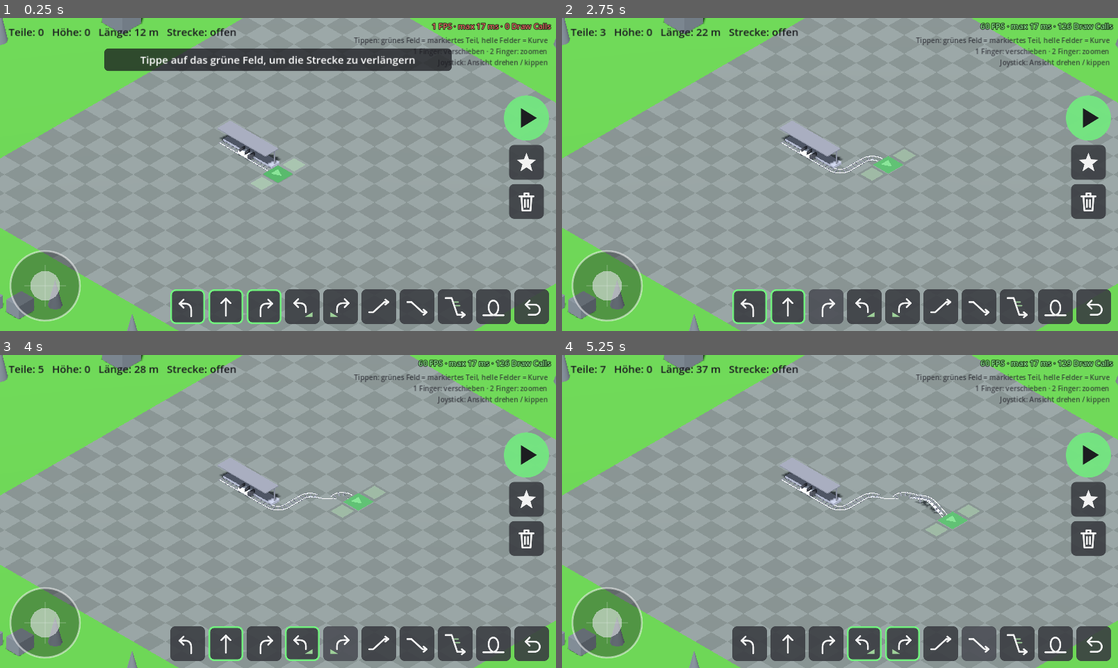
Above: before the commit, frames 1-4 (two rows, left to right).
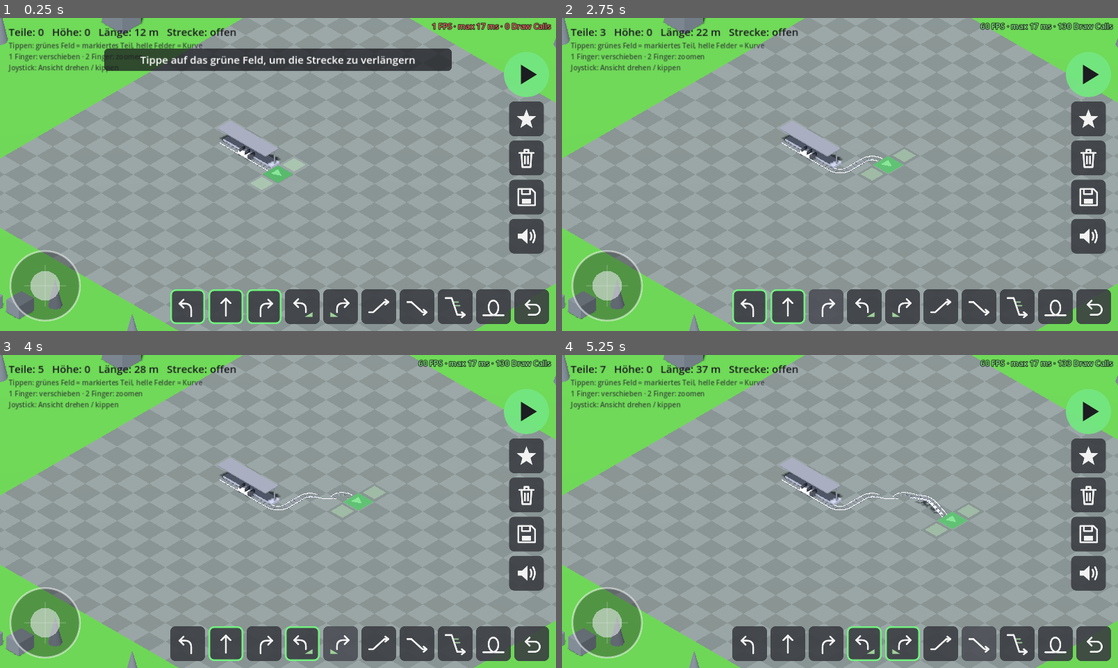
Above: after the commit, the same moments.

Repository: andreas40239/andreas40239
Game: Godot game, scene res://main.tscn
Same seed, same stepped clock (60 frames per second), same inputs: the game is played once before the commit and once after it.
Inputs (mouse positions are in pixels of both pictures, inside the frame that each line leads up to):
- Up to frame 1 (0.25 s): no input
- Up to frame 2 (2.75 s): click (751, 305) at 0.52 s; click (789, 305) at 1.27 s; click (828, 305) at 2.02 s
- Up to frame 3 (4 s): click (300, 642) at 2.77 s; click (339, 642) at 3.52 s
- Up to frame 4 (5.25 s): click (940, 642) at 4.27 s; click (979, 642) at 5.02 s

The runs differ from the first frame. In frame 1, 4.5% of the frame differs, in the area x 1-99%, y 6-76%; in frame 2, 4.6%; in frame 3, 4.6%; in frame 4, 4.6%, in the area x 1-99%, y 1-76%.

Commit message:
Coaster demo: sounds and save/load menu with 5 slots
- Synthesized placeholder sounds (tools/make_sounds.py -> sounds/*.wav):
  build clack, error, undo, track-closed chime, save/load, UI click,
  departure bell, brake hiss and looping roll/wind/chain-lift layers whose
  volume and pitch follow the ride speed
- Sound on/off toggle, persisted in user://settings.cfg
- Save/load menu with 5 slots: thumbnail rendered from a dedicated
  camera fitted to the track, date/time of the last save, piece count,
  length and closed state; overwrite and delete need a second tap
- Tracks are stored as the list of piece types after the station and
  rebuilt with validation on load
- Tests cover save/load round trip; screenshot script renders the menu

Co-Authored-By: Claude Opus 5.5 <noreply@anthropic.com>
Claude-Session: https://claude.ai/code/session_01XNtRVRrZFRycWZGSr3mwAe

Diff:
--- /dev/null
+++ b/coaster_demo/icons/close.svg
@@ -0,0 +1 @@
+<svg xmlns="http://www.w3.org/2000/svg" width="96" height="96" viewBox="0 0 96 96"><path fill="none" stroke="#f2f2f2" stroke-width="7" stroke-linecap="round" stroke-linejoin="round" d="M24 24 L72 72 M72 24 L24 72"/></svg>
--- /dev/null
+++ b/coaster_demo/icons/load.svg
@@ -0,0 +1 @@
+<svg xmlns="http://www.w3.org/2000/svg" width="96" height="96" viewBox="0 0 96 96"><path fill="none" stroke="#f2f2f2" stroke-width="7" stroke-linecap="round" stroke-linejoin="round" d="M10 30 V78 H80 L88 44 H26 L18 78 M10 30 H36 L42 22 H70 V44"/></svg>
--- /dev/null
+++ b/coaster_demo/icons/save.svg
@@ -0,0 +1 @@
+<svg xmlns="http://www.w3.org/2000/svg" width="96" height="96" viewBox="0 0 96 96"><path fill="none" stroke="#f2f2f2" stroke-width="7" stroke-linecap="round" stroke-linejoin="round" d="M16 16 H68 L82 30 V80 H16 Z"/><path fill="none" stroke="#f2f2f2" stroke-width="7" stroke-linecap="round" stroke-linejoin="round" d="M30 16 V36 H62 V16"/><rect x="30" y="54" width="36" height="20" rx="3" fill="#f2f2f2"/></svg>
--- /dev/null
+++ b/coaster_demo/icons/sound_off.svg
@@ -0,0 +1 @@
+<svg xmlns="http://www.w3.org/2000/svg" width="96" height="96" viewBox="0 0 96 96"><path fill="#f2f2f2" d="M14 38 H30 L52 18 V78 L30 58 H14 Z"/><path fill="none" stroke="#f2f2f2" stroke-width="7" stroke-linecap="round" stroke-linejoin="round" d="M64 36 L86 60 M86 36 L64 60"/></svg>
--- /dev/null
+++ b/coaster_demo/icons/sound_on.svg
@@ -0,0 +1 @@
+<svg xmlns="http://www.w3.org/2000/svg" width="96" height="96" viewBox="0 0 96 96"><path fill="#f2f2f2" d="M14 38 H30 L52 18 V78 L30 58 H14 Z"/><path fill="none" stroke="#f2f2f2" stroke-width="7" stroke-linecap="round" stroke-linejoin="round" d="M64 34 Q72 48 64 62 M74 24 Q88 48 74 72"/></svg>
--- a/coaster_demo/scripts/main.gd
+++ b/coaster_demo/scripts/main.gd
@@ -13,6 +13,9 @@
 var cart: Node3D
 var ride_cam: Camera3D
 var env: Environment
+var sfx: Sfx
+var save_menu: SaveMenu
+var sound_btn: Button
 var cursor_root: Node3D
 var cursor_main: MeshInstance3D
 var cursor_left: MeshInstance3D
@@ -63,6 +66,8 @@
 
 
 func _ready() -> void:
+	sfx = Sfx.new()
+	add_child(sfx)
 	_setup_world()
 	track = CoasterTrack.new()
 	add_child(track)
@@ -300,12 +305,7 @@
 	ui_root.add_child(status_label)
 
 	help_label = Label.new()
-	help_label.set_anchors_preset(Control.PRESET_TOP_RIGHT)
-	help_label.horizontal_alignment = HORIZONTAL_ALIGNMENT_RIGHT
-	help_label.offset_left = -520
-	help_label.offset_right = -20
-	help_label.offset_top = 40
-	help_label.offset_bottom = 160
+	help_label.position = Vector2(20, 52)
 	help_label.add_theme_font_size_override("font_size", 16)
 	help_label.add_theme_color_override("font_color", Color(0.15, 0.15, 0.18, 0.8))
 	ui_root.add_child(help_label)
@@ -370,8 +370,8 @@
 	action_bar.grow_horizontal = Control.GROW_DIRECTION_BEGIN
 	action_bar.grow_vertical = Control.GROW_DIRECTION_BOTH
 	action_bar.offset_right = -16
-	action_bar.offset_top = -40
-	action_bar.offset_bottom = -40
+	action_bar.offset_top = -50
+	action_bar.offset_bottom = -50
 	var ride_btn := _make_button("play", "Fahren", _start_ride, 104)
 	var ride_style := StyleBoxFlat.new()
 	ride_style.bg_color = Color(0.45, 0.9, 0.5, 0.95)
@@ -383,7 +383,9 @@
 	ride_btn.add_theme_stylebox_override("hover", ride_hover)
 	ride_btn.add_theme_stylebox_override("pressed", ride_hover)
 	action_bar.add_child(ride_btn)
-	for b in [_make_button("demo", "Demo-Strecke", _on_demo), _make_button("new", "Neue Strecke", _on_new)]:
+	sound_btn = _make_button("sound_off" if sfx.muted else "sound_on", "Ton an/aus", _on_toggle_sound)
+	for b in [_make_button("demo", "Demo-Strecke", _on_demo), _make_button("new", "Neue Strecke", _on_new),
+			_make_button("save", "Speichern & Laden", _open_save_menu), sound_btn]:
 		b.size_flags_horizontal = Control.SIZE_SHRINK_CENTER
 		action_bar.add_child(b)
 	ui_root.add_child(action_bar)
@@ -413,6 +415,14 @@
 	ride_bar.visible = false
 	ui_root.add_child(ride_bar)
 
+	save_menu = SaveMenu.new()
+	ui_root.add_child(save_menu)
+	save_menu.setup(_make_button)
+	save_menu.save_requested.connect(_on_save_slot)
+	save_menu.load_requested.connect(_on_load_slot)
+	save_menu.closed.connect(_on_save_menu_closed)
+	save_menu.clicked.connect(sfx.play.bind("click"))
+
 	_update_help()
 	_refresh_selection()
 
@@ -442,6 +452,8 @@
 
 
 func _is_over_ui(pos: Vector2) -> bool:
+	if save_menu.visible:
+		return true
 	for c in [build_bar, action_bar, ride_bar, joystick]:
 		if c.is_visible_in_tree() and c.get_global_rect().has_point(pos):
 			return true
@@ -456,7 +468,10 @@
 	var err := track.place(type)
 	if err != "":
 		_show_toast(err)
-		return
+		sfx.play("error", -4.0)
+		return
+	var pitch := {P.LOOP: 0.75, P.STEEP_DOWN: 0.85, P.UP: 1.1}.get(type, 1.0) as float
+	sfx.play("place", 0.0, pitch)
 	if type in [P.STRAIGHT, P.UP, P.DOWN, P.STEEP_DOWN, P.LOOP]:
 		_last_forward = type
 	elif type in [P.LEFT, P.RIGHT]:
@@ -466,21 +481,112 @@
 	_refresh_selection()
 	if track.closed:
 		_show_toast("Strecke geschlossen! Jetzt FAHREN drücken", 3.5)
+		sfx.play("closed", -2.0, 1.0, 0.0)
 
 
 func _on_undo() -> void:
 	if not track.undo():
 		_show_toast("Nichts zum Zurücknehmen")
+		sfx.play("error", -4.0)
+	else:
+		sfx.play("undo")
 
 
 func _on_demo() -> void:
 	track.build_demo()
 	_show_toast("Demo-Strecke gebaut – FAHREN drücken")
+	sfx.play("closed", -2.0, 1.0, 0.0)
 
 
 func _on_new() -> void:
 	track.reset()
 	_show_toast("Neue Strecke")
+	sfx.play("undo", 0.0, 0.8)
+
+
+func _on_toggle_sound() -> void:
+	sfx.set_muted(not sfx.muted)
+	sound_btn.icon = load("res://icons/%s.svg" % ("sound_off" if sfx.muted else "sound_on"))
+	sfx.play("click")
+	_show_toast("Ton aus" if sfx.muted else "Ton an", 1.2)
+
+
+# ------------------------------------------------------- Speichern/Laden ---
+
+func _open_save_menu() -> void:
+	if riding:
+		return
+	sfx.play("click")
+	joystick.visible = false
+	_touches.clear()
+	_tap_valid = false
+	save_menu.open()
+
+
+func _on_save_menu_closed() -> void:
+	joystick.visible = true
+	sfx.play("click")
+
+
+func _on_save_slot(slot: int) -> void:
+	var thumb := await _capture_thumbnail()
+	SaveSlots.write(slot, track.get_types(), track.length, track.closed, thumb)
+	save_menu.refresh()
+	sfx.play("save", 0.0, 1.0, 0.0)
+
+
+func _on_load_slot(slot: int) -> void:
+	var data := SaveSlots.read(slot)
+	if data.is_empty():
+		return
+	var ok := track.load_types(data.pieces)
+	save_menu.close()
+	sfx.play("load", 0.0, 1.0, 0.0)
+	_show_toast("Platz %d geladen" % (slot + 1) if ok else "Platz %d nur teilweise geladen" % (slot + 1))
+	# Ansicht auf die Strecke zentrieren
+	var aabb := _track_bounds()
+	rig.position = Vector3(aabb.get_center().x, 0, aabb.get_center().z)
+
+
+func _track_bounds() -> AABB:
+	var aabb := AABB(track.path_points[0], Vector3.ZERO)
+	for pt in track.path_points:
+		aabb = aabb.expand(pt)
+	return aabb
+
+
+## Rendert ein kleines Vorschaubild der Strecke (eigene Kamera, ohne UI/Cursor).
+func _capture_thumbnail() -> Image:
+	if DisplayServer.get_name() == "headless":
+		return null  # ohne Renderer (Tests) gibt es kein Bild
+	var vp := SubViewport.new()
+	vp.size = Vector2i(384, 216)
+	vp.render_target_update_mode = SubViewport.UPDATE_ONCE
+	var cam := Camera3D.new()
+	cam.projection = Camera3D.PROJECTION_ORTHOGONAL
+	cam.near = 0.5
+	cam.far = 600.0
+	vp.add_child(cam)
+	add_child(vp)
+	var aabb := _track_bounds()
+	var view := Basis.from_euler(Vector3(deg_to_rad(rig.pitch), deg_to_rad(rig.yaw), 0))
+	cam.global_transform = Transform3D(view, aabb.get_center() + view.z * 200.0)
+	# Ortho-Größe so wählen, dass alle Ecken der Strecken-Box ins Bild passen
+	var half := Vector2.ZERO
+	for i in 8:
+		var p := view.inverse() * (aabb.get_endpoint(i) - aabb.get_center())
+		half = Vector2(maxf(half.x, absf(p.x)), maxf(half.y, absf(p.y)))
+	var aspect := float(vp.size.x) / vp.size.y
+	cam.size = maxf(half.y * 2.0, half.x * 2.0 / aspect) * 1.08 + 2.0
+	cam.current = true
+	var cursor_was := cursor_root.visible
+	cursor_root.visible = false
+	await RenderingServer.frame_post_draw
+	await RenderingServer.frame_post_draw
+	var img: Image = vp.get_texture().get_image()
+	cursor_root.visible = cursor_was
+	vp.queue_free()
+	return img
 
 
 func _on_track_changed() -> void:
@@ -539,6 +645,7 @@
 	var d := track.cursor_dir
 	if track.closed:
 		_show_toast("Strecke ist geschlossen – FAHREN oder Zurück")
+		sfx.play("error", -4.0)
 	elif cell == c or cell == c + CoasterTrack.DIRS[d]:
 		_build(_last_forward)
 	elif cell == c + CoasterTrack.DIRS[(d + 3) % 4]:
@@ -658,6 +765,8 @@
 	cursor_root.visible = false
 	_update_ride_cam()
 	ride_cam.make_current()
+	sfx.play("bell", -3.0, 1.0, 0.0)
+	sfx.start_ride()
 	env.fog_enabled = true
 	_update_help()
 	if not track.closed:
@@ -674,6 +783,8 @@
 	status_label.visible = true
 	speed_label.visible = false
 	rig.make_current()
+	sfx.stop_ride()
+	sfx.play("click")
 	env.fog_enabled = false
 	_place_cart(track.station_s())
 	_update_cursor()
@@ -682,6 +793,7 @@
 
 
 func _toggle_view() -> void:
+	sfx.play("click")
 	third_person = not third_person
 	_chase_eye = Vector3.INF
 	_update_ride_cam()
@@ -736,6 +848,9 @@
 						_loop_warned = true
 						_show_toast("Zu langsam für den Looping – mehr Höhe davor bauen!")
 		ride_v = maxf(ride_v, 1.0)                  # Antriebsreifen verhindern Stillstand
+		if piece.type == P.STATION and _ride_piece >= 0 \
+				and track.pieces[_ride_piece].type != P.STATION and ride_v > 5.0:
+			sfx.play("brake", -2.0)
 		_ride_piece = smp.piece
 		var prev_s := ride_s
 		ride_s += ride_v * h
@@ -788,6 +903,8 @@
 		elif _touches.is_empty() and not _mouse_left:
 			_look = _look.move_toward(Vector2.ZERO, 60.0 * delta)
 		_update_ride_cam(delta)
+		var on_chain: bool = _ride_piece >= 0 and track.pieces[_ride_piece].type == P.UP and ride_v < 3.3
+		sfx.update_ride(ride_v, on_chain, delta)
 		speed_label.text = "%d km/h\nRunden: %d" % [int(ride_v * 3.6), ride_laps]
 		if _ride_end_timer >= 0.0:
 			_ride_end_timer -= delta
--- /dev/null
+++ b/coaster_demo/scripts/save_menu.gd
@@ -0,0 +1,204 @@
+class_name SaveMenu
+extends Control
+## Speichern/Laden-Menü mit SaveSlots.SLOT_COUNT Plätzen.
+## Überschreiben und Löschen brauchen einen zweiten Tipp zur Bestätigung.
+
+signal save_requested(slot: int)
+signal load_requested(slot: int)
+signal closed
+signal clicked   # für den UI-Klick-Sound
+
+const CARD_W := 210.0
+
+var _cards: Array[Dictionary] = []
+var _pending := {}          # {"slot": int, "action": String}
+var _hint: Label
+var _make_button: Callable  # (icon, tooltip, callback, size) -> Button
+
+
+func setup(make_button: Callable) -> void:
+	_make_button = make_button
+	set_anchors_and_offsets_preset(Control.PRESET_FULL_RECT)
+	mouse_filter = Control.MOUSE_FILTER_STOP
+
+	var dim := ColorRect.new()
+	dim.color = Color(0, 0, 0, 0.55)
+	dim.set_anchors_and_offsets_preset(Control.PRESET_FULL_RECT)
+	dim.mouse_filter = Control.MOUSE_FILTER_STOP
+	add_child(dim)
+
+	var panel := PanelContainer.new()
+	var style := StyleBoxFlat.new()
+	style.bg_color = Color(0.16, 0.17, 0.19, 0.97)
+	style.set_corner_radius_all(18)
+	style.set_content_margin_all(20)
+	panel.add_theme_stylebox_override("panel", style)
+	# CenterContainer hält das Panel unabhängig von seiner Größe mittig
+	var center := CenterContainer.new()
+	center.set_anchors_and_offsets_preset(Control.PRESET_FULL_RECT)
+	add_child(center)
+	center.add_child(panel)
+
+	var col := VBoxContainer.new()
+	col.add_theme_constant_override("separation", 14)
+	panel.add_child(col)
+
+	var header := HBoxContainer.new()
+	col.add_child(header)
+	var title := _label("Speichern & Laden", 28)
+	title.size_flags_horizontal = Control.SIZE_EXPAND_FILL
+	header.add_child(title)
+	header.add_child(_make_button.call("close", "Schließen", close, 56.0))
+
+	var row := HBoxContainer.new()
+	row.add_theme_constant_override("separation", 12)
+	col.add_child(row)
+	for i in SaveSlots.SLOT_COUNT:
+		row.add_child(_build_card(i))
+
+	_hint = _label("", 18)
+	_hint.horizontal_alignment = HORIZONTAL_ALIGNMENT_CENTER
+	_hint.add_theme_color_override("font_color", Color(1, 0.85, 0.45))
+	col.add_child(_hint)
+	visible = false
+
+
+func _label(text: String, font_size: int) -> Label:
+	var l := Label.new()
+	l.text = text
+	l.add_theme_font_size_override("font_size", font_size)
+	l.add_theme_color_override("font_color", Color(0.95, 0.95, 0.95))
+	return l
+
+
+func _build_card(i: int) -> Control:
+	var card := PanelContainer.new()
+	var style := StyleBoxFlat.new()
+	style.bg_color = Color(0.26, 0.27, 0.3)
+	style.set_corner_radius_all(12)
+	style.set_content_margin_all(8)
+	card.add_theme_stylebox_override("panel", style)
+	var v := VBoxContainer.new()
+	v.add_theme_constant_override("separation", 6)
+	card.add_child(v)
+	v.add_child(_label("Platz %d" % (i + 1), 20))
+
+	var thumb_bg := PanelContainer.new()
+	var tb := StyleBoxFlat.new()
+	tb.bg_color = Color(0.12, 0.12, 0.14)
+	tb.set_corner_radius_all(6)
+	thumb_bg.add_theme_stylebox_override("panel", tb)
+	var thumb := TextureRect.new()
+	thumb.custom_minimum_size = Vector2(CARD_W, CARD_W * 9.0 / 16.0)
+	thumb.expand_mode = TextureRect.EXPAND_IGNORE_SIZE
+	thumb.stretch_mode = TextureRect.STRETCH_KEEP_ASPECT_CENTERED
+	thumb_bg.add_child(thumb)
+	var empty := _label("leer", 18)
+	empty.horizontal_alignment = HORIZONTAL_ALIGNMENT_CENTER
+	empty.vertical_alignment = VERTICAL_ALIGNMENT_CENTER
+	empty.add_theme_color_override("font_color", Color(0.6, 0.6, 0.62))
+	thumb_bg.add_child(empty)
+	v.add_child(thumb_bg)
+
+	var date := _label("", 16)
+	var info := _label("", 15)
+	info.add_theme_color_override("font_color", Color(0.75, 0.75, 0.78))
+	v.add_child(date)
+	v.add_child(info)
+
+	var buttons := HBoxContainer.new()
+	buttons.add_theme_constant_override("separation", 6)
+	buttons.alignment = BoxContainer.ALIGNMENT_CENTER
+	var b_save: Button = _make_button.call("save", "Speichern", _on_save.bind(i), 62.0)
+	var b_load: Button = _make_button.call("load", "Laden", _on_load.bind(i), 62.0)
+	var b_del: Button = _make_button.call("new", "Löschen", _on_delete.bind(i), 62.0)
+	for b in [b_save, b_load, b_del]:
+		buttons.add_child(b)
+	v.add_child(buttons)
+	_cards.append({
+		"thumb": thumb, "empty": empty, "date": date, "info": info,
+		"save": b_save, "load": b_load, "del": b_del,
+	})
+	return card
+
+
+func open() -> void:
+	_pending = {}
+	_hint.text = "Tippe auf Speichern, um die aktuelle Strecke abzulegen"
+	refresh()
+	visible = true
+
+
+func close() -> void:
+	if not visible:
+		return
+	visible = false
+	closed.emit()
+
+
+func refresh() -> void:
+	for i in _cards.size():
+		var c: Dictionary = _cards[i]
+		var data := SaveSlots.read(i)
+		var used := not data.is_empty()
+		var tex := SaveSlots.thumbnail(i) if used else null
+		c.thumb.texture = tex
+		c.empty.visible = tex == null
+		c.empty.text = "leer" if not used else "kein Bild"
+		c.date.text = str(data.get("saved_text", "–")) if used else "–"
+		if used:
+			var state := "geschlossen" if data.get("closed", false) else "offen"
+			c.info.text = "%d Teile · %d m · %s" % [data.pieces.size(), int(data.get("length", 0)), state]
+		else:
+			c.info.text = ""
+		c.load.disabled = not used
+		c.del.disabled = not used
+		_mark(c.save, false)
+		_mark(c.del, false)
+
+
+func _mark(b: Button, warn: bool) -> void:
+	if warn:
+		var st := StyleBoxFlat.new()
+		st.bg_color = Color(0.55, 0.2, 0.15, 0.95)
+		st.set_corner_radius_all(12)
+		st.set_content_margin_all(12)
+		b.add_theme_stylebox_override("normal", st)
+		b.add_theme_stylebox_override("hover", st)
+	else:
+		b.remove_theme_stylebox_override("normal")
+		b.remove_theme_stylebox_override("hover")
+
+
+func _confirm(slot: int, action: String, msg: String, button: Button) -> bool:
+	if _pending.get("slot", -1) == slot and _pending.get("action", "") == action:
+		_pending = {}
+		return true
+	refresh()
+	_pending = {"slot": slot, "action": action}
+	_mark(button, true)
+	_hint.text = msg
+	clicked.emit()
+	return false
+
+
+func _on_save(slot: int) -> void:
+	if not SaveSlots.read(slot).is_empty():
+		if not _confirm(slot, "save", "Platz %d ist belegt – nochmal tippen zum Überschreiben" % (slot + 1), _cards[slot].save):
+			return
+	_hint.text = "Gespeichert auf Platz %d" % (slot + 1)
+	save_requested.emit(slot)
+
+
+func _on_load(slot: int) -> void:
+	_pending = {}
+	load_requested.emit(slot)
+
+
+func _on_delete(slot: int) -> void:
+	if not _confirm(slot, "delete", "Nochmal tippen, um Platz %d zu löschen" % (slot + 1), _cards[slot].del):
+		return
+	SaveSlots.erase(slot)
+	refresh()
+	_hint.text = "Platz %d gelöscht" % (slot + 1)
+	clicked.emit()
--- /dev/null
+++ b/coaster_demo/scripts/save_slots.gd
@@ -0,0 +1,58 @@
+class_name SaveSlots
+extends RefCounted
+## Speicherplätze im Benutzerverzeichnis: slot_N.json (Strecke + Zeitstempel)
+## und slot_N.png (Vorschaubild).
+
+const SLOT_COUNT := 5
+const DIR := "user://slots"
+const VERSION := 1
+
+
+static func _path(slot: int, ext: String) -> String:
+	return "%s/slot_%d.%s" % [DIR, slot + 1, ext]
+
+
+## Liefert {} für einen leeren Platz, sonst die gespeicherten Daten.
+static func read(slot: int) -> Dictionary:
+	var f := FileAccess.open(_path(slot, "json"), FileAccess.READ)
+	if f == null:
+		return {}
+	var data = JSON.parse_string(f.get_as_text())
+	if typeof(data) != TYPE_DICTIONARY or not data.has("pieces"):
+		return {}
+	return data
+
+
+static func write(slot: int, types: Array, length_m: float, closed: bool, thumb: Image) -> Dictionary:
+	DirAccess.make_dir_recursive_absolute(DIR)
+	var now := Time.get_datetime_dict_from_system()
+	var data := {
+		"version": VERSION,
+		"pieces": types,
+		"length": snappedf(length_m, 0.1),
+		"closed": closed,
+		"saved_unix": Time.get_unix_time_from_system(),
+		"saved_text": "%02d.%02d.%04d  %02d:%02d" % [now.day, now.month, now.year, now.hour, now.minute],
+	}
+	var f := FileAccess.open(_path(slot, "json"), FileAccess.WRITE)
+	f.store_string(JSON.stringify(data, "\t"))
+	f.close()
+	if thumb != null and not thumb.is_empty():
+		thumb.save_png(_path(slot, "png"))
+	else:
+		DirAccess.remove_absolute(_path(slot, "png"))
+	return data
+
+
+static func erase(slot: int) -> void:
+	DirAccess.remove_absolute(_path(slot, "json"))
+	DirAccess.remove_absolute(_path(slot, "png"))
+
+
+static func thumbnail(slot: int) -> Texture2D:
+	if not FileAccess.file_exists(_path(slot, "png")):
+		return null
+	var img := Image.load_from_file(_path(slot, "png"))
+	if img == null or img.is_empty():
+		return null
+	return ImageTexture.create_from_image(img)
--- /dev/null
+++ b/coaster_demo/scripts/sfx.gd
@@ -0,0 +1,96 @@
+class_name Sfx
+extends Node
+## Soundeffekte: kurze Einzel-Sounds (Bauen, UI) und Fahrgeräusche als Schleifen,
+## deren Lautstärke/Tonhöhe vom Tempo abhängen. Die WAVs liegen in res://sounds/.
+
+const ONESHOTS := ["place", "undo", "error", "click", "closed", "save", "load", "bell", "brake"]
+const SETTINGS_PATH := "user://settings.cfg"
+
+var muted := false
+
+var _streams := {}
+var _pool: Array[AudioStreamPlayer] = []
+var _next := 0
+var _roll: AudioStreamPlayer
+var _wind: AudioStreamPlayer
+var _chain: AudioStreamPlayer
+
+
+func _ready() -> void:
+	for n in ONESHOTS:
+		_streams[n] = load("res://sounds/%s.wav" % n)
+	for i in 6:
+		var p := AudioStreamPlayer.new()
+		add_child(p)
+		_pool.append(p)
+	_roll = _loop_player("roll_loop")
+	_wind = _loop_player("wind_loop")
+	_chain = _loop_player("chain_loop")
+	var cfg := ConfigFile.new()
+	if cfg.load(SETTINGS_PATH) == OK:
+		muted = cfg.get_value("audio", "muted", false)
+	_apply_mute()
+
+
+func _loop_player(n: String) -> AudioStreamPlayer:
+	var s: AudioStreamWAV = (load("res://sounds/%s.wav" % n) as AudioStreamWAV).duplicate()
+	s.loop_mode = AudioStreamWAV.LOOP_FORWARD
+	s.loop_begin = 0
+	s.loop_end = int(s.get_length() * s.mix_rate)
+	var p := AudioStreamPlayer.new()
+	p.stream = s
+	p.volume_db = -80.0
+	add_child(p)
+	return p
+
+
+## Spielt einen kurzen Sound; `pitch_jitter` variiert die Tonhöhe leicht.
+func play(n: String, volume_db := 0.0, pitch := 1.0, pitch_jitter := 0.06) -> void:
+	if muted or not _streams.has(n):
+		return
+	var p := _pool[_next]
+	_next = (_next + 1) % _pool.size()
+	p.stream = _streams[n]
+	p.volume_db = volume_db
+	p.pitch_scale = pitch * randf_range(1.0 - pitch_jitter, 1.0 + pitch_jitter)
+	p.play()
+
+
+func set_muted(m: bool) -> void:
+	muted = m
+	_apply_mute()
+	var cfg := ConfigFile.new()
+	cfg.load(SETTINGS_PATH)
+	cfg.set_value("audio", "muted", muted)
+	cfg.save(SETTINGS_PATH)
+
+
+func _apply_mute() -> void:
+	AudioServer.set_bus_mute(AudioServer.get_bus_index("Master"), muted)
+
+
+func start_ride() -> void:
+	for p in [_roll, _wind, _chain]:
+		p.volume_db = -80.0
+		p.play()
+
+
+func stop_ride() -> void:
+	for p in [_roll, _wind, _chain]:
+		p.stop()
+
+
+## Pro Frame während der Fahrt: Tempo in m/s, ob der Kettenlift zieht.
+func update_ride(speed: float, on_chain: bool, delta: float) -> void:
+	var k := 1.0 - exp(-8.0 * delta)
+	var s := clampf(speed / 20.0, 0.0, 1.0)   # 0..1 bei 0..72 km/h
+	_fade(_roll, linear_to_db(0.25 + 0.75 * s) if speed > 0.3 else -80.0, k)
+	_roll.pitch_scale = 0.6 + 0.9 * s
+	_fade(_wind, linear_to_db(maxf(s * s, 0.001)) - 4.0, k)
+	_wind.pitch_scale = 0.8 + 0.5 * s
+	_fade(_chain, -3.0 if on_chain else -80.0, k)
+	_chain.pitch_scale = clampf(speed / 3.0, 0.6, 1.6)
+
+
+func _fade(p: AudioStreamPlayer, target_db: float, k: float) -> void:
+	p.volume_db = lerpf(p.volume_db, target_db, k)
--- a/coaster_demo/scripts/track.gd
+++ b/coaster_demo/scripts/track.gd
@@ -197,6 +197,29 @@
 	cursor_dir = p.out_dir
 	cursor_h = p.out_h
 	cursor_cell = cells[cells.size() - 1] + DIRS[cursor_dir]
+
+
+## Teiltypen nach der Station (zum Speichern).
+func get_types() -> Array[int]:
+	var out: Array[int] = []
+	for i in range(STATION_LEN, pieces.size()):
+		out.append(pieces[i].type)
+	return out
+
+
+## Baut eine gespeicherte Strecke wieder auf. Gibt false zurück, wenn ein Teil
+## nicht gesetzt werden konnte (die Strecke bleibt dann bis dorthin gebaut).
+func load_types(types: Array) -> bool:
+	reset()
+	for t in types:
+		var type := int(t)
+		if type <= Piece.STATION or type > Piece.LOOP or can_place(type) != "":
+			_rebuild()
+			return false
+		_append(type)
+		closed = cursor_cell == STATION_CELL and cursor_dir == 0 and cursor_h == 0
+	_rebuild()
+	return true
 
 
 ## Baut eine geschlossene Beispielstrecke.
--- a/coaster_demo/tests/screenshots.gd
+++ b/coaster_demo/tests/screenshots.gd
@@ -28,6 +28,18 @@
 	main.rig.zoom_by(0.8)
 	await shot("03_demo_rotated")
 
+	# Speichern/Laden-Menü mit zwei belegten Plätzen (danach wieder löschen)
+	await main._on_save_slot(0)
+	main.track.load_types([1, 1, 4, 4, 2, 5, 5, 6, 1])
+	main.rig.position = Vector3(40, 0, 50)
+	await main._on_save_slot(2)
+	main._open_save_menu()
+	await shot("07_save_menu")
+	main.save_menu.close()
+	for i in 3:
+		SaveSlots.erase(i)
+	main.track.build_demo()
+
 	main._start_ride()
 	for i in 560:
 		main._physics_ride(1.0 / 60.0)
--- a/coaster_demo/tests/smoke_test.gd
+++ b/coaster_demo/tests/smoke_test.gd
@@ -97,5 +97,21 @@
 	check(main._ride_end_timer >= 0.0, "offene Strecke: Ende erkannt")
 	main._stop_ride()
 
+	# Speichern / Laden
+	track.build_demo()
+	var types := track.get_types()
+	main._open_save_menu()
+	check(main.save_menu.visible, "Menü öffnet")
+	await main._on_save_slot(4)
+	var data := SaveSlots.read(4)
+	check(data.get("pieces", []).size() == types.size() and data.has("saved_text"), "Platz 5 gespeichert (%s)" % data.get("saved_text", "?"))
+	track.reset()
+	main._on_load_slot(4)
+	check(track.closed and track.get_types() == types, "Platz 5 geladen, Strecke identisch")
+	check(not main.save_menu.visible, "Menü nach dem Laden zu")
+	check(not track.load_types([99]), "ungültige Daten werden abgelehnt")
+	SaveSlots.erase(4)
+	check(SaveSlots.read(4).is_empty(), "Platz gelöscht")
+
 	print("FAILS: %d" % fails)
 	quit(1 if fails > 0 else 0)
Binary file added: coaster_demo/docs/speichern.png
Not shown, changed: coaster_demo/export_presets.cfg
Not shown, added: coaster_demo/icons/close.svg.import
Not shown, added: coaster_demo/icons/load.svg.import
Not shown, added: coaster_demo/icons/save.svg.import
Not shown, added: coaster_demo/icons/sound_off.svg.import
Not shown, added: coaster_demo/icons/sound_on.svg.import
Not shown, added: coaster_demo/sounds/bell.wav.import
Not shown, added: coaster_demo/sounds/brake.wav.import
Not shown, added: coaster_demo/sounds/chain_loop.wav.import
Not shown, added: coaster_demo/sounds/click.wav.import
Not shown, added: coaster_demo/sounds/closed.wav.import
(and 20 more such lines)
